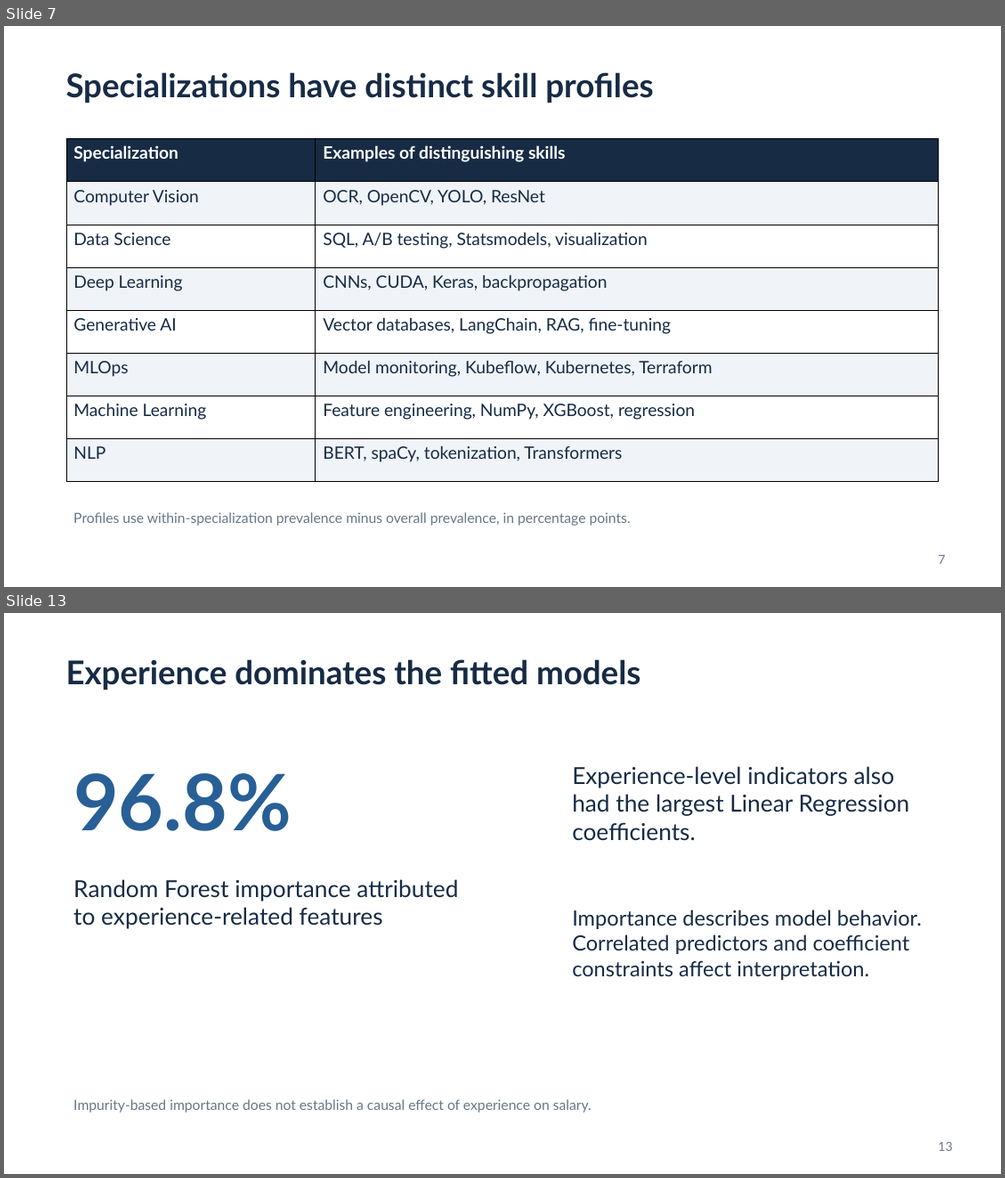
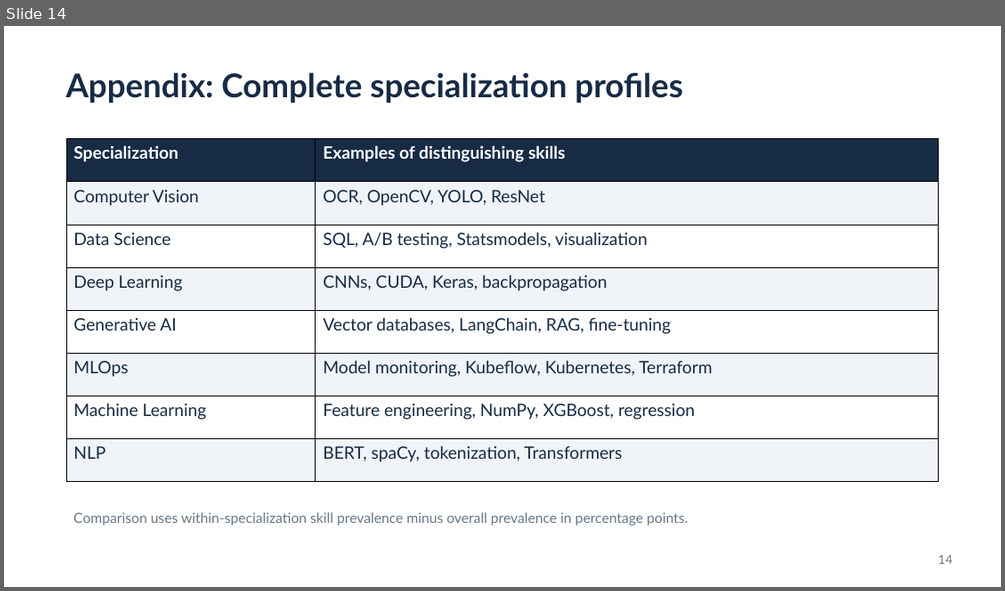
Before and after one commit to BruSalSprouts/ai-job-categories, a slide deck: reports/AI Jobs Project.pptx. Shown one above the other, each under a label of ours: slides 7 and 13 before the commit, slide 14 after it; the slides between them are not shown. The pictures are 1005x1178 and 1005x591 pixels, drawn with LibreOffice and Linux fonts; fonts in the diff are those of the drawing. Boxes give left, top, right and bottom in pixels: in the first picture for what was removed or moved away, otherwise in the second. Text is boxed around its words. In the diff, an @@ line names an element or a change of style, - is before the commit and + after.

```diff
--- a/reports/AI Jobs Project.pptx
+++ b/reports/AI Jobs Project.pptx
@@ slide 13 removed at [4,613,1001,1174], background #FFFFFF @@
@@ text removed at [66,659,640,690] @@
-Experience dominates the fitted models
@@ text removed at [572,766,910,841] @@
-Experience-level indicators also had the largest Linear Regression coefficients.
@@ text removed at [73,773,291,831] @@
-96.8%
@@ text removed at [73,879,458,929] @@
-Random Forest importance attributed to experience-related features
@@ text removed at [572,909,922,980] @@
-Importance describes model behavior. Correlated predictors and coefficient constraints affect interpretation.
@@ text removed at [73,1099,591,1112] @@
-Impurity-based importance does not establish a causal effect of experience on salary.
@@ text removed at [938,1142,952,1151] @@
-13
@@ what was slide 7 is now slide 14 @@
@@ slide 14 changed as well @@
@@ text at [66,72,682,103]: text changed @@
-Specializations have distinct skill profiles
+Appendix: Complete specialization profiles
@@ text at [73,512,688,525]: text changed @@
-Profiles use within-specialization prevalence minus overall prevalence, in percentage points.
+Comparison uses within-specialization skill prevalence minus overall prevalence in percentage points.
@@ text at [938,555,952,564]: text changed @@
-7
+14
```
Also in this commit, not shown: 4 other slides changed, 10 slides added, 9 other slides removed, 1 other file.
